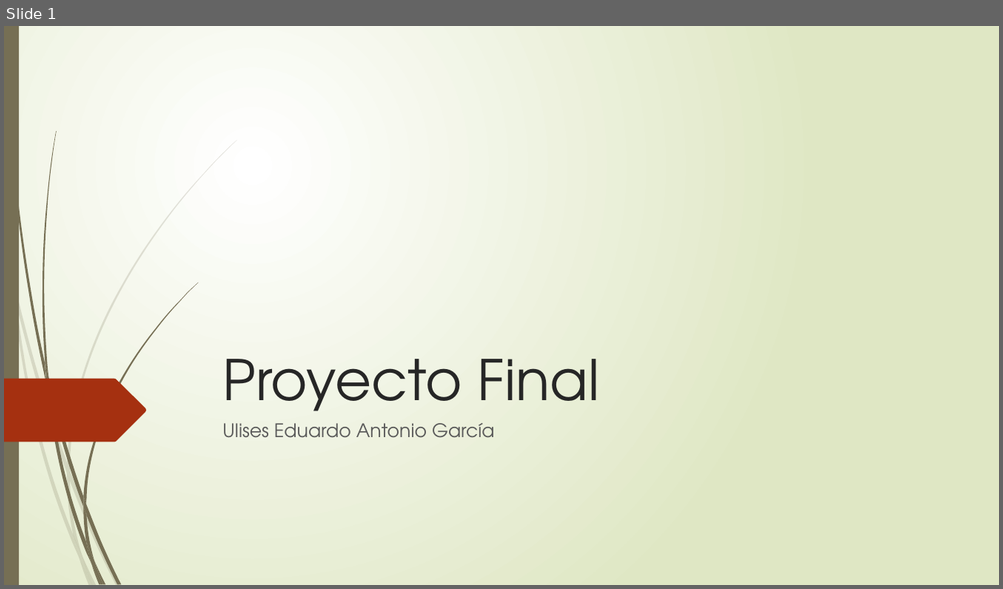
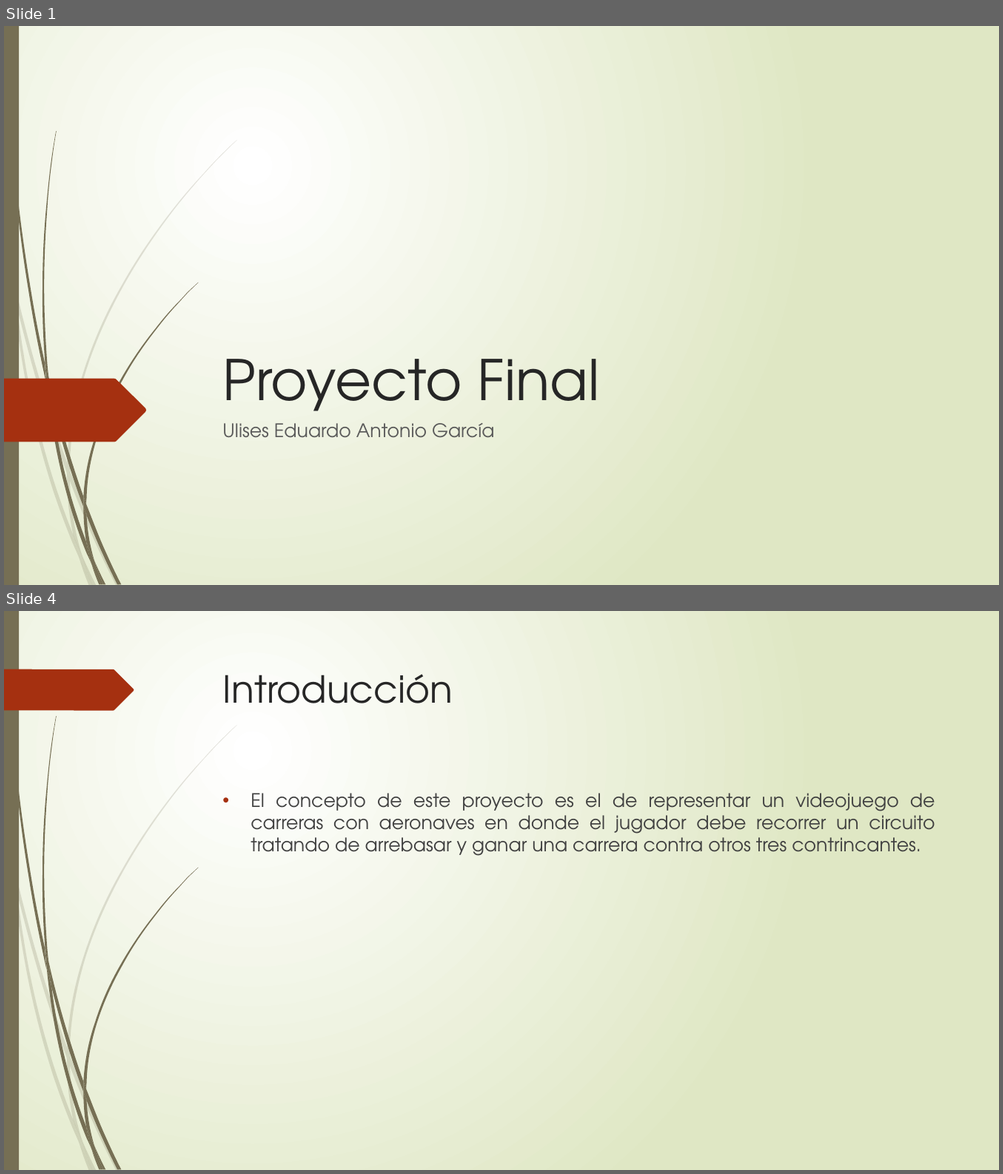
Before and after one commit to gitloot/ComputacionGraficaAvanzada, a slide deck: DocumentacionProyecto/PresentacionES_EN.pptx. Shown one above the other, each under a label of ours: slide 1 before the commit, slides 1 and 4 after it; the slides between them are not shown. The pictures are 1003x589 and 1003x1174 pixels, drawn with LibreOffice and Linux fonts; fonts in the diff are those of the drawing. Boxes give left, top, right and bottom in pixels: in the first picture for what was removed or moved away, otherwise in the second. Text is boxed around its words. In the diff, an @@ line names an element or a change of style, - is before the commit and + after.

Commit message:
Proyecto Final Documentacion Actualización 3

```diff
--- a/DocumentacionProyecto/PresentacionES_EN.pptx
+++ b/DocumentacionProyecto/PresentacionES_EN.pptx
@@ slide 4 added at <box>4,611,999,1170</box>, background gradient #FFFFFF to #DFE8C4; not listed: 23 template elements that a slide beside it also shows @@
@@ freeform shape added at <box>4,669,134,710</box>, fill #A53010 @@
@@ title added at <box>223,674,452,703</box>, 36 pt, text #262626 @@
+Introducción
@@ text added at <box>250,793,935,856</box>, 18 pt, text #404040 @@
+• El concepto de este proyecto es el de representar un videojuego de carreras con aeronaves en donde el jugador debe recorrer un circuito tratando de arrebasar y ganar una carrera contra otros tres contrincantes.
```
Also in this commit, not shown: 33 other slides added, 1 slide removed, 1 other file.
